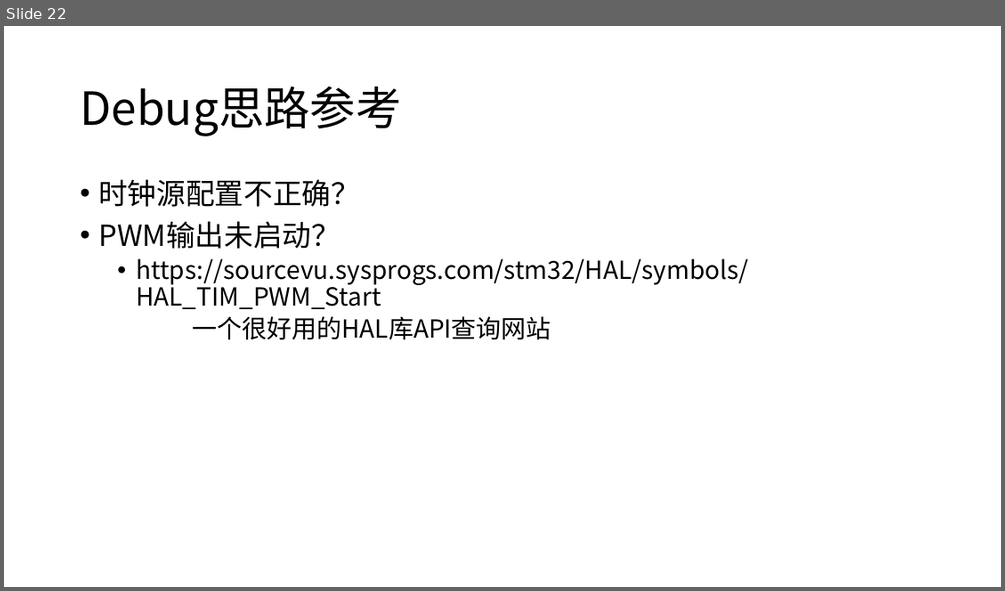
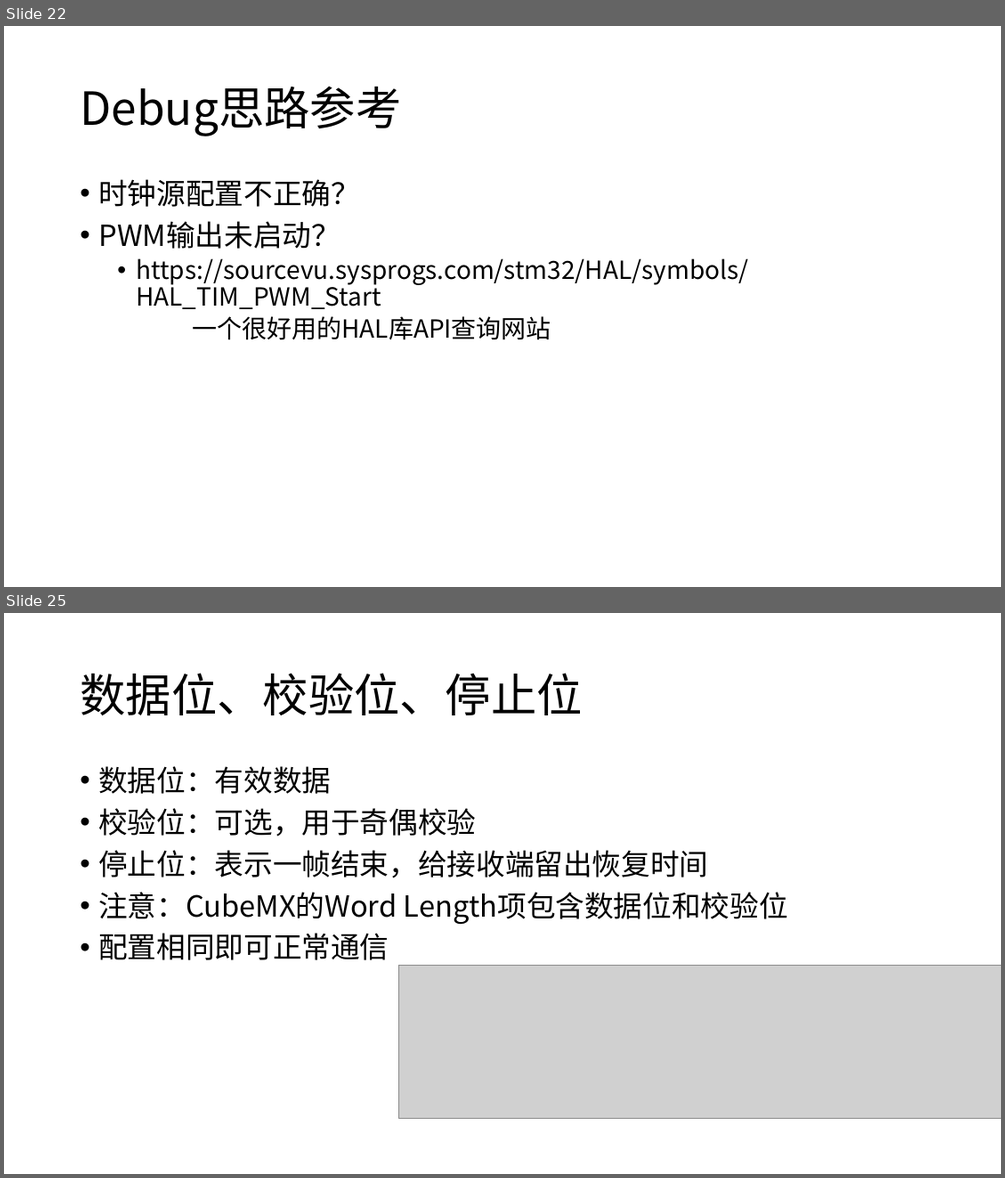
Before and after one commit to JLU-Robomaster-Embedded/embedded_tutorial, a slide deck: 2_STM32基本功能.pptx. Shown one above the other, each under a label of ours: slide 22 before the commit, slides 22 and 25 after it; the slides between them are not shown. The pictures are 1005x591 and 1005x1178 pixels, drawn with LibreOffice and Linux fonts; fonts in the diff are those of the drawing; grey boxes stand for pictures. Boxes give left, top, right and bottom in pixels: in the first picture for what was removed or moved away, otherwise in the second. Text is boxed around its words. In the diff, an @@ line names an element or a change of style, - is before the commit and + after.

```diff
--- a/2_STM32基本功能.pptx
+++ b/2_STM32基本功能.pptx
@@ slide 25 added at (4,613,1001,1174), background #FFFFFF @@
@@ title added at (80,673,582,715), 44 pt, text #000000 @@
+数据位、校验位、停止位
@@ text added at (98,766,788,960), 28 pt, text #000000 @@
+• 数据位：有效数据
+• 校验位：可选，用于奇偶校验
+• 停止位：表示一帧结束，给接收端留出恢复时间
+• 注意：CubeMX的Word Length项包含数据位和校验位
+• 配置相同即可正常通信
@@ picture added at (399,965,1001,1118) @@
```
Also in this commit, not shown: 18 other slides added.
